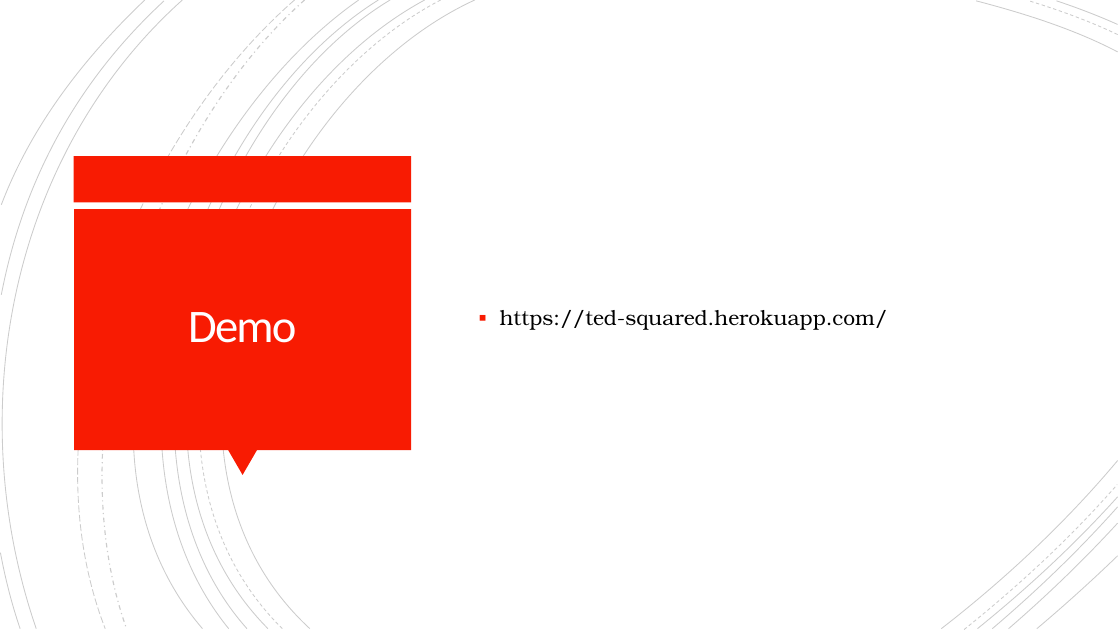
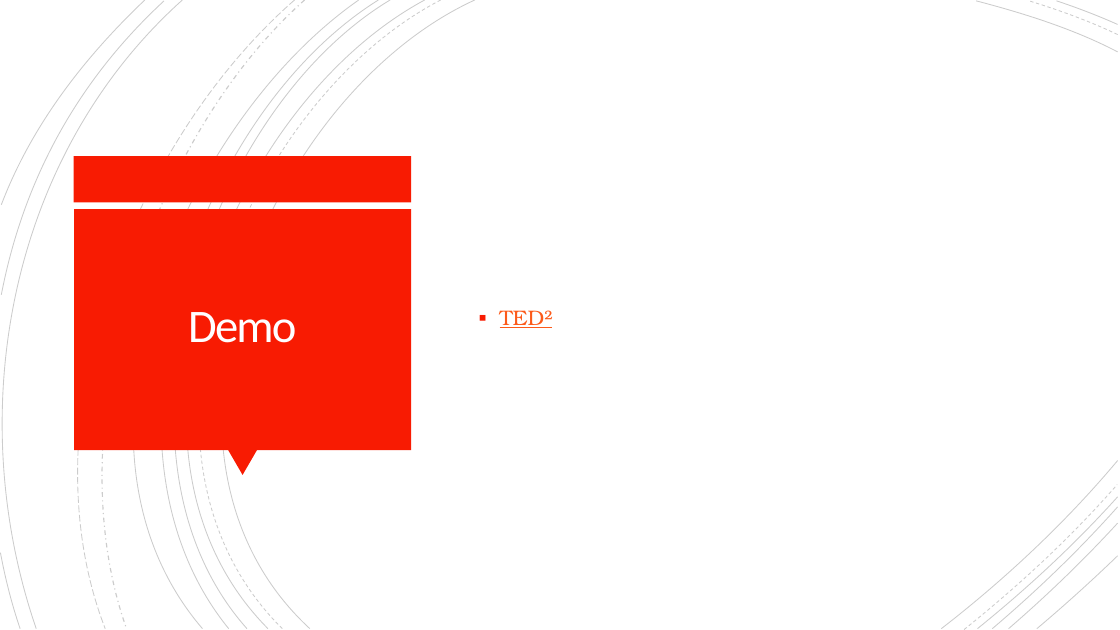
Before and after one commit to TED-2/TED-, a slide deck: slide 8 of Presentation/TED².pptx. Drawn at 1120x630 pixels with LibreOffice and Linux fonts; fonts in the diff are those of the drawing. Boxes give left, top, right and bottom in pixels: in the first picture for what was removed or moved away, otherwise in the second. Text is boxed around its words. In the diff, an @@ line names an element or a change of style, - is before the commit and + after.

Commit message:
update to link

```diff
--- a/Presentation/TED².pptx
+++ b/Presentation/TED².pptx
@@ text at box(500, 310, 553, 328): text changed; text colour #000000 to #FC5A1A @@
-▪ https://ted-squared.herokuapp.com/
+▪ TED²
```
